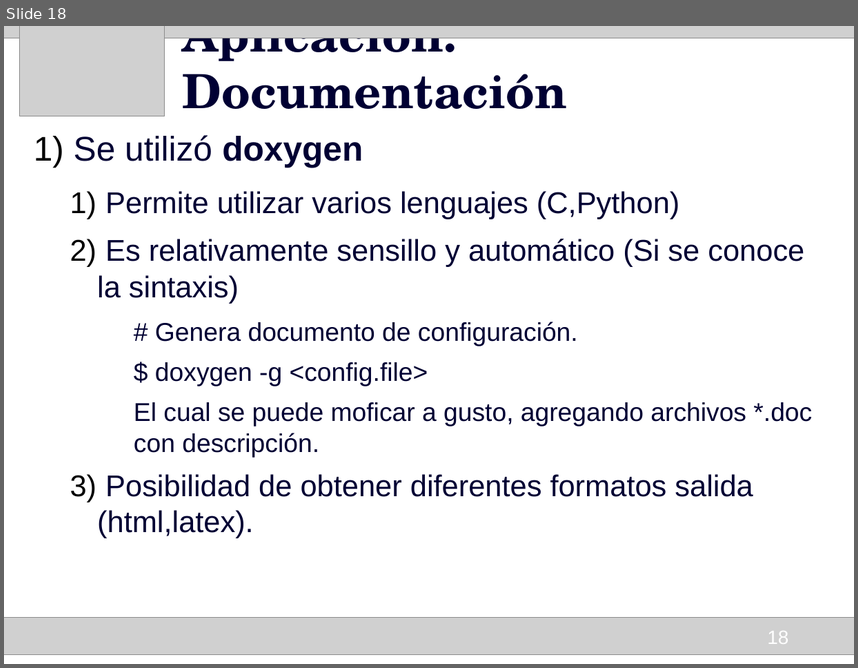
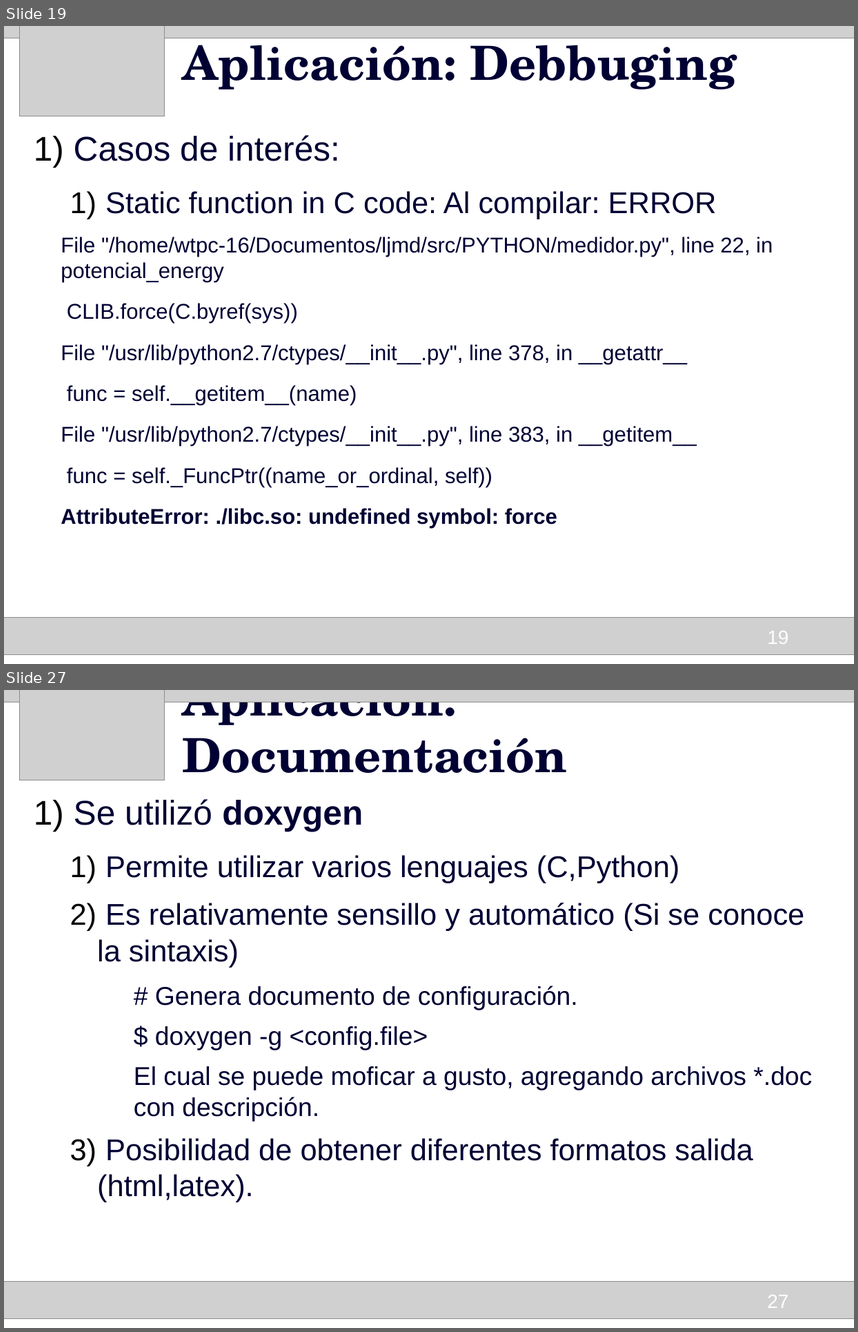
Before and after one commit to HumbertoCelleri/ljmd, a slide deck: presentacion/Presentacion.odp. Shown one above the other, each under a label of ours: slide 18 before the commit, slides 19 and 27 after it; the slides between them are not shown. The pictures are 858x668 and 858x1332 pixels, drawn with LibreOffice and Linux fonts; fonts in the diff are those of the drawing; grey boxes stand for pictures. Boxes give left, top, right and bottom in pixels: in the first picture for what was removed or moved away, otherwise in the second. Text is boxed around its words. In the diff, an @@ line names an element or a change of style, - is before the commit and + after.

Commit message:
Agregado debbuging a la presentacion

```diff
--- a/presentacion/Presentacion.odp
+++ b/presentacion/Presentacion.odp
@@ slide 19 added at (4,26,854,664), background #FFFFFF @@
@@ picture added at (4,26,854,31) @@
@@ picture added at (4,26,854,38) @@
@@ picture added at (19,26,165,116) @@
@@ title added at (183,32,737,89), 44 pt, text #000033, bold @@
+Aplicación: Debbuging
@@ text added at (61,135,773,528), 20 pt, text #000033 @@
+1) Casos de interés:
+  1) Static function in C code: Al compilar: ERROR
+File "/home/wtpc-16/Documentos/ljmd/src/PYTHON/medidor.py", line 22, in potencial_energy
+CLIB.force(C.byref(sys))
+File "/usr/lib/python2.7/ctypes/__init__.py", line 378, in __getattr__
+func = self.__getitem__(name)
+File "/usr/lib/python2.7/ctypes/__init__.py", line 383, in __getitem__
+func = self._FuncPtr((name_or_ordinal, self))
+AttributeError: ./libc.so: undefined symbol: force
@@ picture added at (4,617,854,654) @@
@@ page number added at (767,630,789,644), 18 pt, text #FFFFFF @@
+19
@@ what was slide 18 is now slide 27 @@
@@ page number at (767,1294,789,1308): text changed @@
-18
+27
```
Also in this commit, not shown: 8 slides changed, 8 other slides added.
